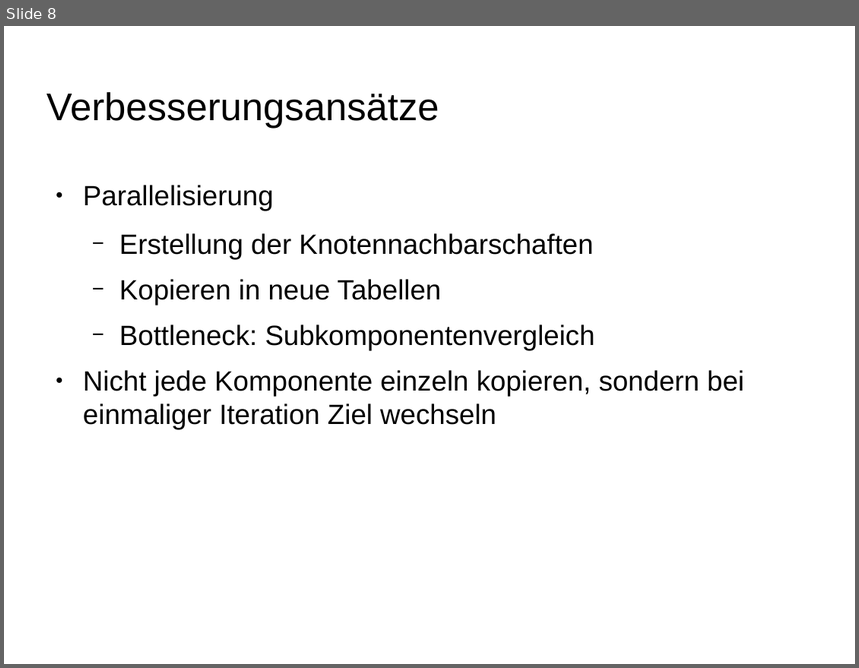
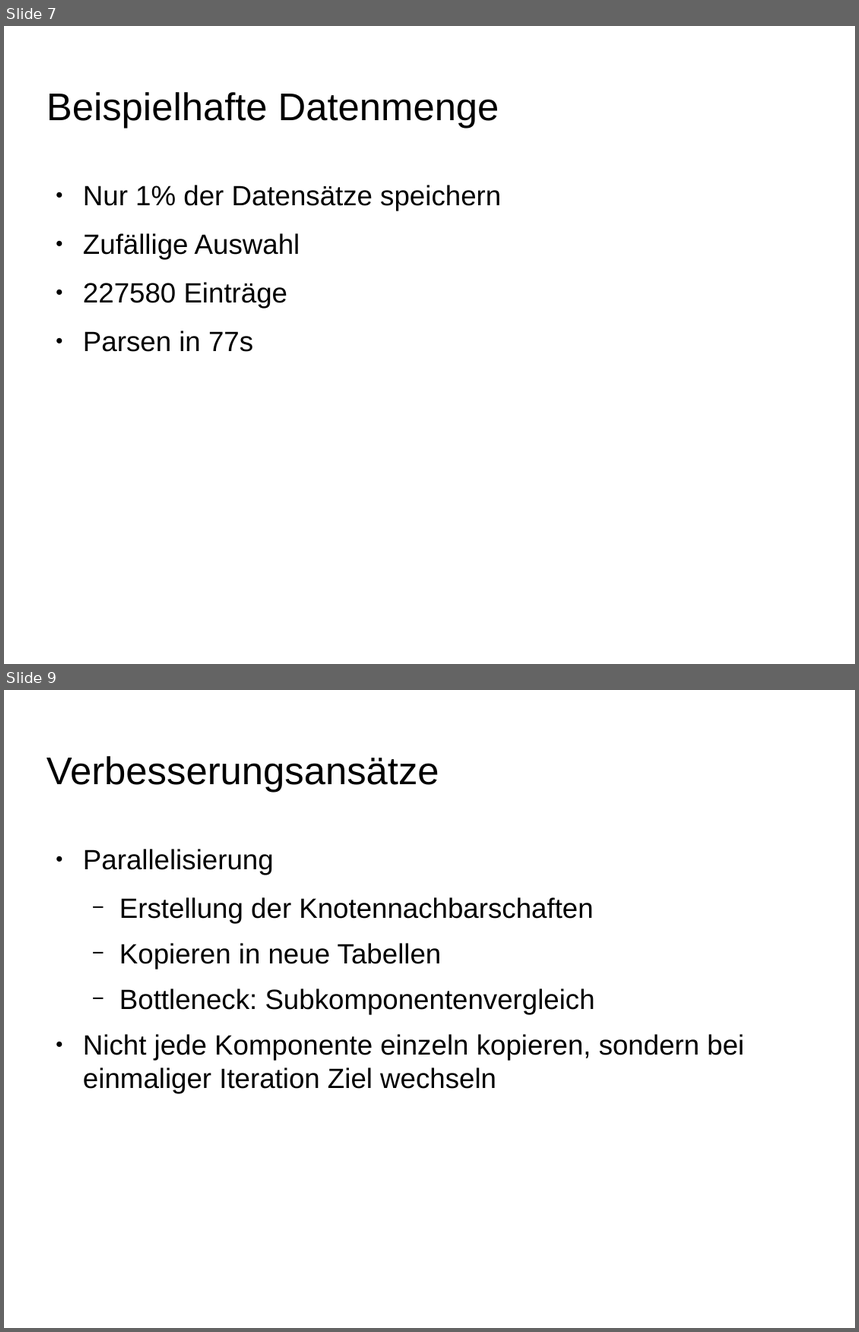
Before and after one commit to ScaDS/dblp-graphulo, a slide deck: doc/testat2.odp. Shown one above the other, each under a label of ours: slide 8 before the commit, slides 7 and 9 after it; the slides between them are not shown. The pictures are 859x668 and 859x1332 pixels, drawn with LibreOffice and Linux fonts; fonts in the diff are those of the drawing; background and template pictures are left out. Boxes give left, top, right and bottom in pixels: in the first picture for what was removed or moved away, otherwise in the second. Text is boxed around its words. In the diff, an @@ line names an element or a change of style, - is before the commit and + after.

```diff
--- a/doc/testat2.odp
+++ b/doc/testat2.odp
@@ slide 7 added at [4,26,855,664], background picture (left out) @@
@@ title added at [47,92,500,128], 36 pt, text #000000 @@
+Beispielhafte Datenmenge
@@ text added at [83,185,501,352], 26 pt, text #000000 @@
+● Nur 1% der Datensätze speichern
+● Zufällige Auswahl
+● 227580 Einträge
+● Parsen in 77s
@@ what was slide 8 is now slide 9 @@
```
Also in this commit, not shown: 1 other slide added, 1 slide removed, 9 other files.
